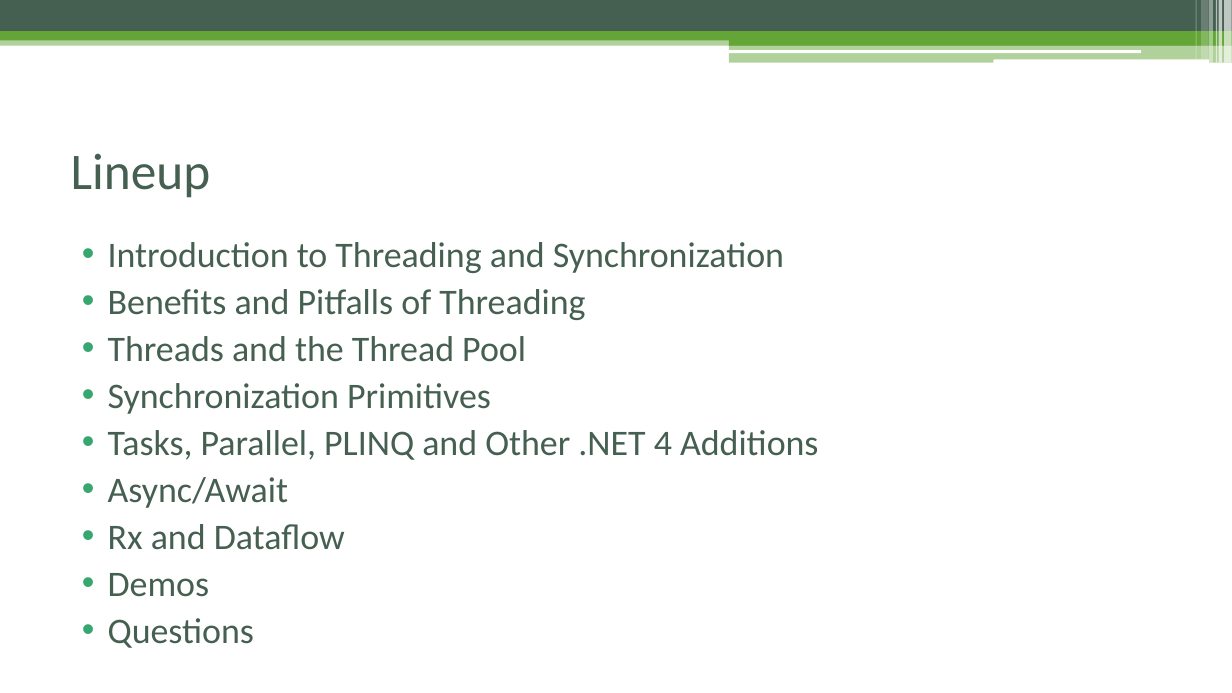
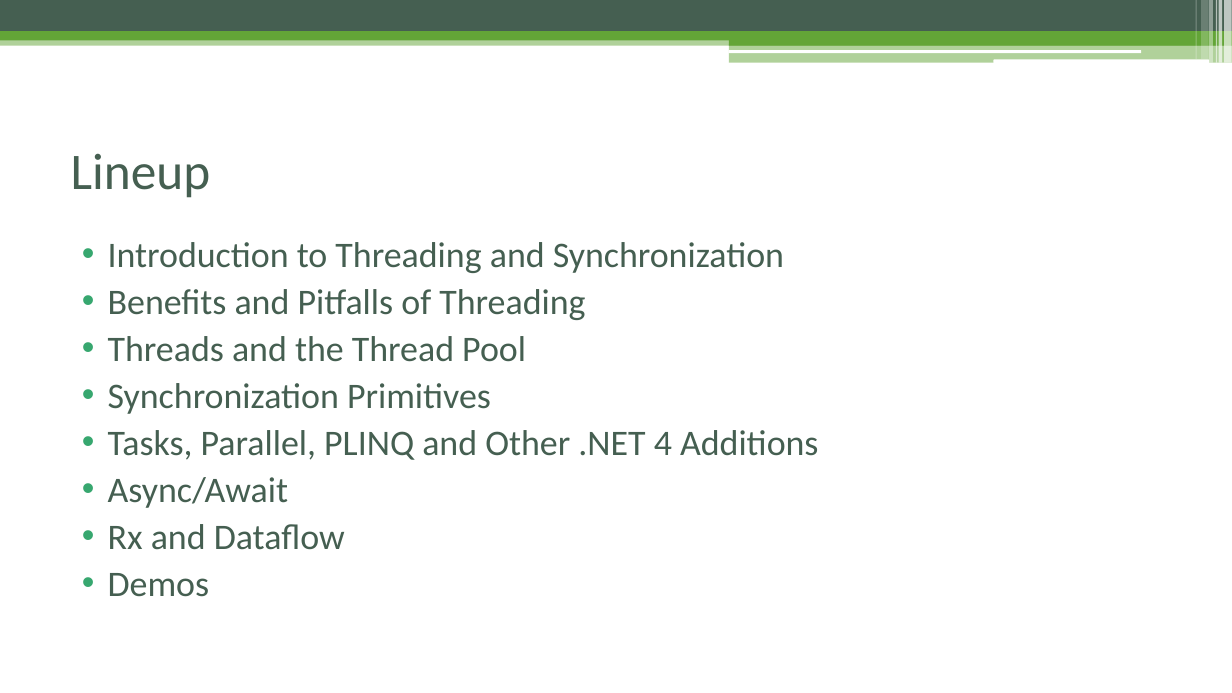
Before and after one commit to taskmatics/evolution-of-threading, a slide deck: slide 2 of Slides/Evolution of Threading in .NET.pptx. Drawn at 1232x693 pixels with LibreOffice and Linux fonts; fonts in the diff are those of the drawing. Boxes give left, top, right and bottom in pixels: in the first picture for what was removed or moved away, otherwise in the second. Text is boxed around its words. In the diff, an @@ line names an element or a change of style, - is before the commit and + after.

```diff
--- a/Slides/Evolution of Threading in .NET.pptx
+++ b/Slides/Evolution of Threading in .NET.pptx
@@ text at [108, 618, 254, 648]: paragraph removed @@
-• Questions
```
Also in this commit, not shown: 4 other slides changed.
